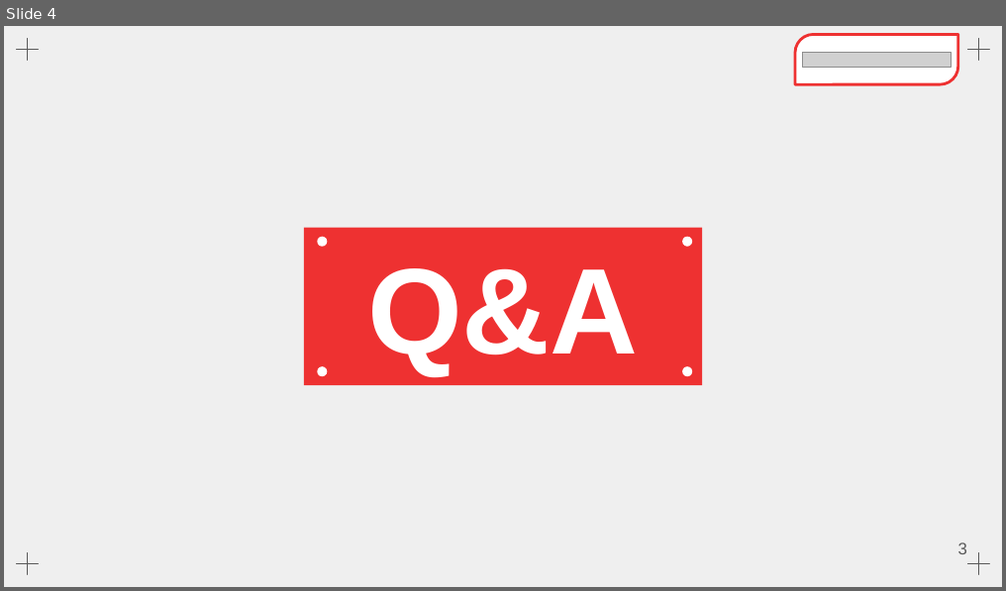
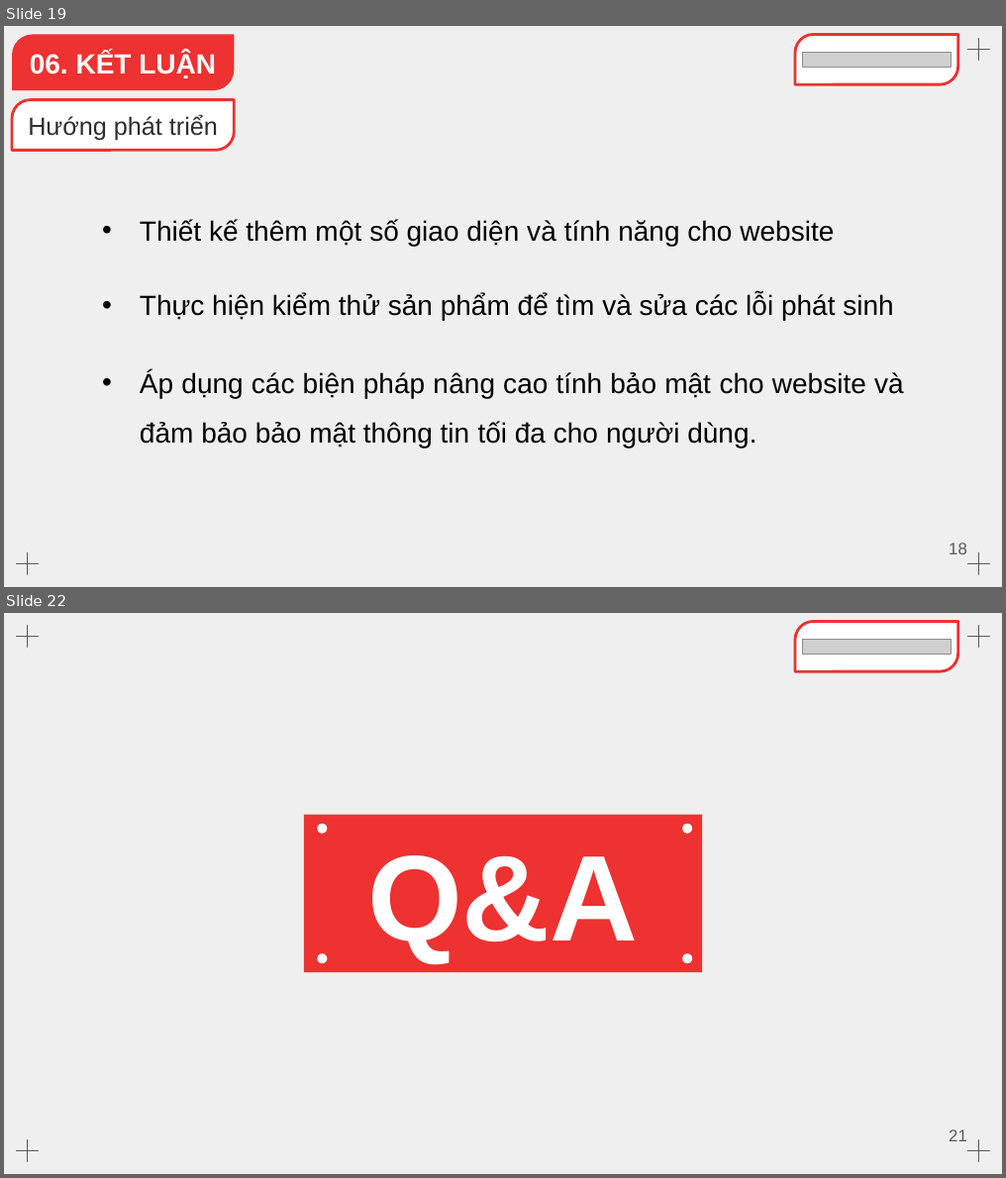
Before and after one commit to Dat22540003/e-commerce, a slide deck: report/report_group_3.pptx. Shown one above the other, each under a label of ours: slide 4 before the commit, slides 19 and 22 after it; the slides between them are not shown. The pictures are 1006x591 and 1006x1178 pixels, drawn with LibreOffice and Linux fonts; fonts in the diff are those of the drawing; grey boxes stand for pictures. Boxes give left, top, right and bottom in pixels: in the first picture for what was removed or moved away, otherwise in the second. Text is boxed around its words. In the diff, an @@ line names an element or a change of style, - is before the commit and + after.

```diff
--- a/report/report_group_3.pptx
+++ b/report/report_group_3.pptx
@@ slide 19 added at [4,26,1002,587], background #EFEFEF; not listed: 4 template elements that a slide beside it also shows @@
@@ round diag rect added at [12,34,235,90], fill #EE3131, 20 pt, text #FFFFFF, bold @@
+    06. KẾT LUẬN
@@ round diag rect added at [795,34,959,83], fill #FFFFFF, outline #EE3131 2 pt @@
@@ picture added at [802,52,951,67] @@
@@ round diag rect added at [12,100,235,150], fill #FFFFFF, outline #EE3131 2 pt, 18 pt, text #2C2C2C @@
+    Hướng phát triển
@@ text added at [140,219,904,448], 20 pt, text #000000 @@
+• Thiết kế thêm một số giao diện và tính năng cho website
+• Thực hiện kiểm thử sản phẩm để tìm và sửa các lỗi phát sinh
+• Áp dụng các biện pháp nâng cao tính bảo mật cho website và đảm bảo bảo mật thông tin tối đa cho người dùng.
@@ page number added at [948,543,967,555], 12 pt, text #595959 @@
+18
@@ what was slide 4 is now slide 22 @@
@@ page number at [948,1130,967,1142]: text changed @@
-3
+21
```
Also in this commit, not shown: 1 slide changed, 19 other slides added, 2 slides removed, 7 other files.
